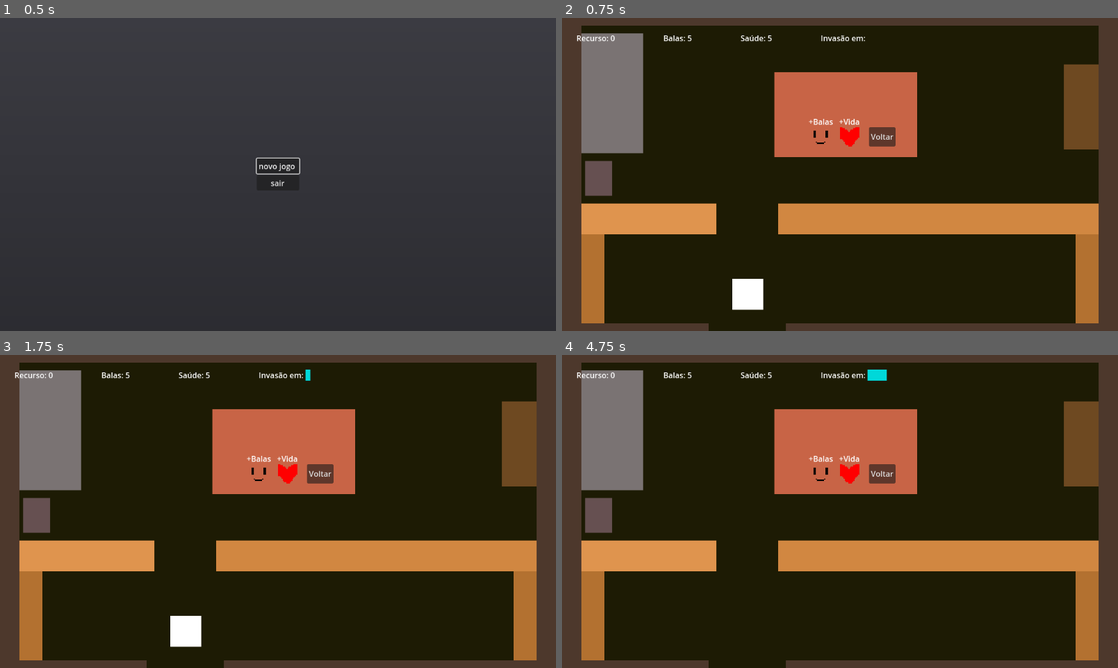
Above: before the commit, frames 1-4 (two rows, left to right).
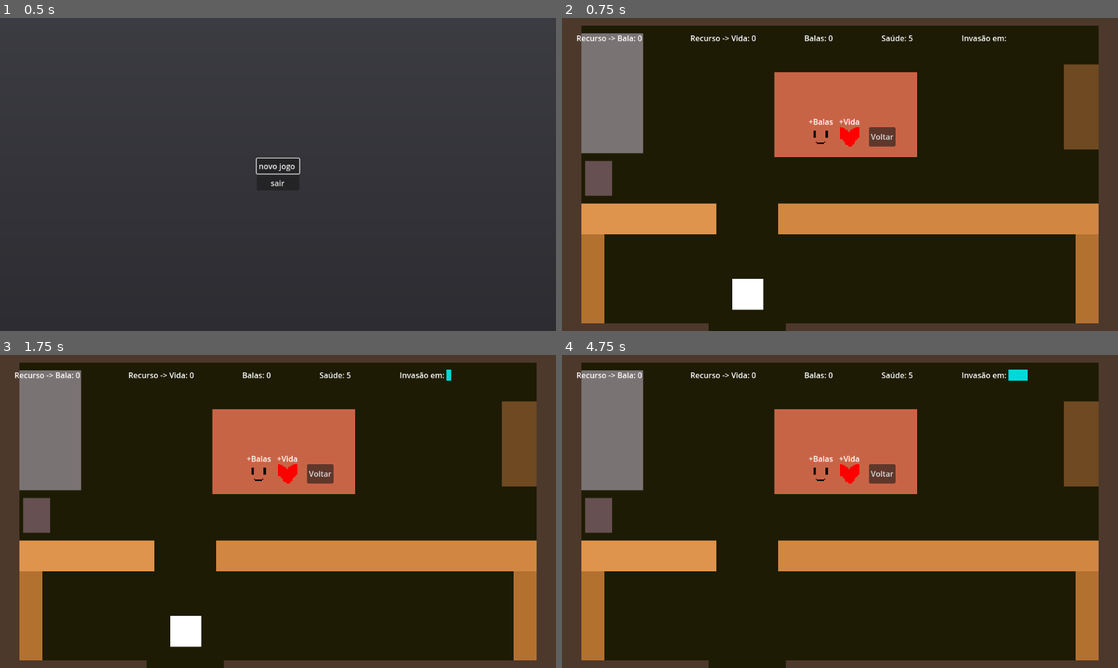
Above: after the commit, the same moments.

Repository: kawasousa/Scary-Jammers
Game: Godot game, scene res://scenes/menu_inicial.tscn
The game is run twice, just before and just after one commit, with the same random seed, the same clock (stepped at 60 frames per second) and the same inputs.
Inputs (mouse positions are in pixels of both pictures, inside the frame that each line leads up to):
- Up to frame 1 (0.5 s): no input
- Up to frame 2 (0.75 s): click "novo jogo" at 0.5 s
- Up to frame 3 (1.75 s): click "+Balas" at 1.25 s
- Up to frame 4 (4.75 s): click "+Vida" at 2 s; click "Voltar" at 2.75 s; tap Enter at 3.5 s; move the mouse to (962, 495) at 3.52 s; hold D (ui_right) 3.53-4.28 s; click (962, 495) at 3.6 s; tap K (shoot, bound only before the commit) at 3.8, 4.35 s; move the mouse to (728, 527) at 4.27 s; hold S (ui_down) from 4.28 s (still down); click (728, 527) at 4.55 s

Frame 1 is identical in both runs. In frame 2, 0.6% of the frame differs, in the area x 8-80%, y 5-8%; in frame 3, 0.6%; in frame 4, 0.8%, in the area x 8-84%, y 4-9%.

Commit message:
game base

Diff:
--- a/Scary Jam/Autoload/Global.gd
+++ b/Scary Jam/Autoload/Global.gd
@@ -13,15 +13,17 @@
 var player_shooots: int
 var player_node
 var player_life: int
-var player_resource: int
+var player_shoot_resource: int
+var player_life_resource: int
 var player_position: Vector2 = Vector2(385, 540)
 var can_spawn_enemies: bool = false
 
 
 func _ready():
-	player_resource = 0
+	player_shoot_resource = 0
+	player_life_resource = 0
 	player_life = 5
-	player_shooots = 5
+	player_shooots = 0
 
 func _process(_delta):
 	get_bullet()
--- a/Scary Jam/project.godot
+++ b/Scary Jam/project.godot
@@ -61,7 +61,7 @@
 }
 shoot={
 "deadzone": 0.5,
-"events": [Object(InputEventKey,"resource_local_to_scene":false,"resource_name":"","device":-1,"window_id":0,"alt_pressed":false,"shift_pressed":false,"ctrl_pressed":false,"meta_pressed":false,"pressed":false,"keycode":0,"physical_keycode":75,"key_label":0,"unicode":107,"echo":false,"script":null)
+"events": [Object(InputEventMouseButton,"resource_local_to_scene":false,"resource_name":"","device":-1,"window_id":0,"alt_pressed":false,"shift_pressed":false,"ctrl_pressed":false,"meta_pressed":false,"button_mask":1,"position":Vector2(139, 16),"global_position":Vector2(143, 57),"factor":1.0,"button_index":1,"canceled":false,"pressed":true,"double_click":false,"script":null)
 ]
 }
 
--- a/Scary Jam/scenes/abstract_item.gd
+++ b/Scary Jam/scenes/abstract_item.gd
@@ -7,5 +7,5 @@
 
 func _on_area_2d_body_entered(body):
 	if body.is_in_group("Player"):
-		Global.player_resource += 1
+		Global.player_shoot_resource += 1
 		queue_free()
--- a/Scary Jam/scenes/hud.tscn
+++ b/Scary Jam/scenes/hud.tscn
@@ -21,9 +21,13 @@
 mouse_filter = 2
 theme_override_constants/separation = 100
 
-[node name="recurso" type="Label" parent="MarginContainer/HBoxContainer"]
+[node name="recurso_shoot" type="Label" parent="MarginContainer/HBoxContainer"]
 layout_mode = 2
-text = "Recurso: 0"
+text = "Recurso -> Bala: 0"
+
+[node name="recurso_life" type="Label" parent="MarginContainer/HBoxContainer"]
+layout_mode = 2
+text = "Recurso -> Vida: 0"
 
 [node name="bullets_label" type="Label" parent="MarginContainer/HBoxContainer"]
 layout_mode = 2
--- a/Scary Jam/script/hud.gd
+++ b/Scary Jam/script/hud.gd
@@ -3,7 +3,7 @@
 @onready var bullets_label: Label = $MarginContainer/HBoxContainer/bullets_label
 @onready var player_life_label: Label = $MarginContainer/HBoxContainer/player_life
 @onready var hour_rect: ColorRect = $MarginContainer/HBoxContainer/HBoxContainer/hour_rect
-@onready var recurso_label: Label = $MarginContainer/HBoxContainer/recurso
+@onready var recurso_shoot = $MarginContainer/HBoxContainer/recurso_shoot
 
 
 func _ready():
@@ -13,7 +13,7 @@
 	update_satisfaction_label()
 	update_hour()
 	update_player_life_label()
-	update_resource_label()
+	update_shoot_resource_label()
 
 func update_satisfaction_label() -> void:
 	var satisfaction = Global.get_bullet()
@@ -27,5 +27,8 @@
 func update_player_life_label() -> void:
 	player_life_label.text = "Saúde: " + str(Global.player_life)
 
-func update_resource_label() -> void:
-	recurso_label.text = "Recurso: " + str(Global.player_resource)
+func update_shoot_resource_label() -> void:
+	recurso_shoot.text = "Recurso -> Bala: " + str(Global.player_shoot_resource)
+
+func update_life_resource_label() -> void:
+	recurso_shoot.text = "Recurso -> Vida: " + str(Global.player_life_resource)
--- a/Scary Jam/script/inventory.gd
+++ b/Scary Jam/script/inventory.gd
@@ -3,8 +3,8 @@
 @onready var button = $HBoxContainer/Button
 
 func _on_button_pressed():
-	if Global.player_resource > 0:
-			Global.player_resource -= 1
+	if Global.player_shoot_resource > 0:
+			Global.player_shoot_resource -= 1
 			Global.player_shooots += 1
 
 func _on_area_2d_body_entered(body):
